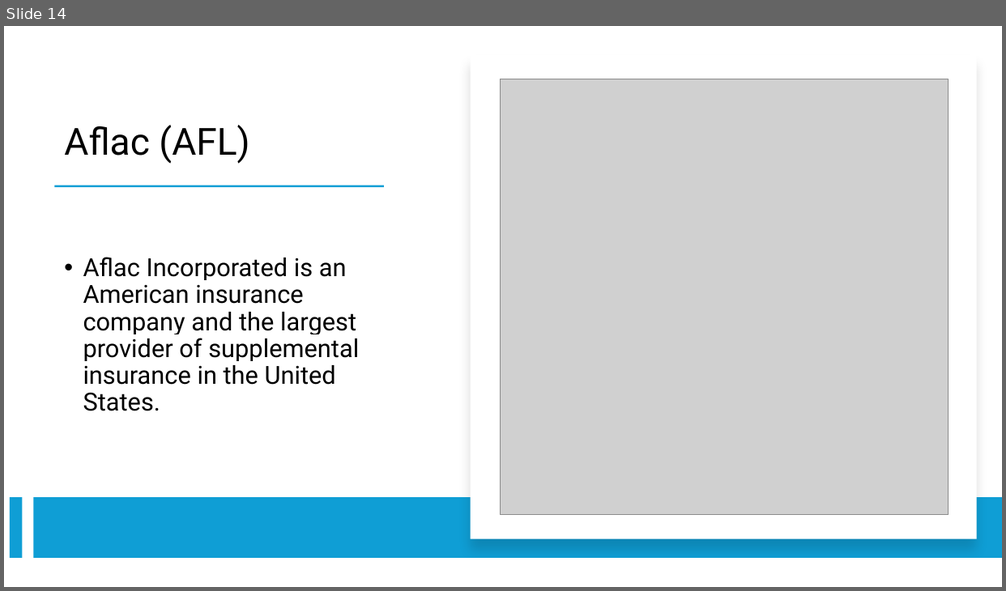
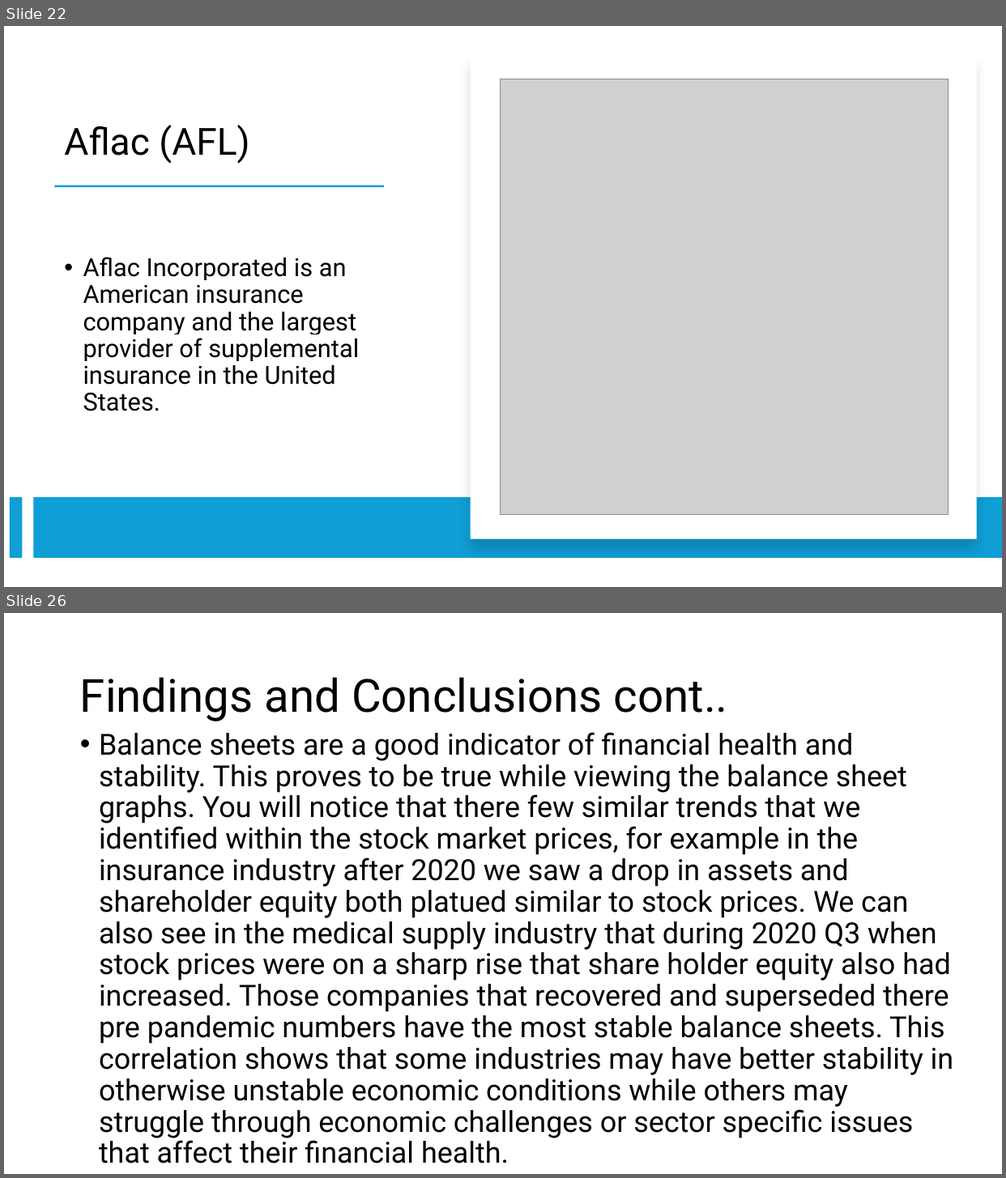
Before and after one commit to BrennanB572/Project-3, a slide deck: Company Stock vs Asset presentation.pptm. Shown one above the other, each under a label of ours: slide 14 before the commit, slides 22 and 26 after it; the slides between them are not shown. The pictures are 1006x591 and 1006x1178 pixels, drawn with LibreOffice and Linux fonts; fonts in the diff are those of the drawing; grey boxes stand for pictures. Boxes give left, top, right and bottom in pixels: in the first picture for what was removed or moved away, otherwise in the second. Text is boxed around its words. In the diff, an @@ line names an element or a change of style, - is before the commit and + after.

```diff
--- a/Company Stock vs Asset presentation.pptm
+++ b/Company Stock vs Asset presentation.pptm
@@ slide 26 added at (4, 613, 1002, 1174), background #FFFFFF @@
@@ title added at (80, 677, 728, 722), 44 pt, text #000000 @@
+Findings and Conclusions cont..
@@ text added at (99, 732, 954, 1139), 28 pt, text #000000 @@
+• Balance sheets are a good indicator of financial health and stability. This proves to be true while viewing the balance sheet graphs. You will notice that there few similar trends that we identified within the stock market prices, for example in the insurance industry after 2020 we saw a drop in assets and shareholder equity both platued similar to stock prices. We can also see in the medical supply industry that during 2020 Q3 when stock prices were on a sharp rise that share holder equity also had increased. Those companies that recovered and superseded there pre pandemic numbers have the most stable balance sheets. This correlation shows that some industries may have better stability in otherwise unstable economic conditions while others may struggle through economic challenges or sector specific issues that affect their financial health.
@@ what was slide 14 is now slide 22 @@
```
Also in this commit, not shown: 6 slides changed, 10 other slides added.
